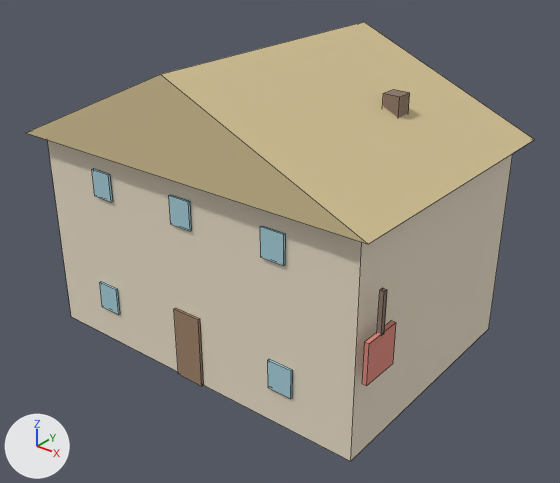
Renders of the OBJ model Assets/models/buildings/inn.obj from each side of a commit.
Before and after are seen from a 50 mm camera at (12.89, -15.97, 12.71) aimed at (0.64, -0.66, 3.22). Arrows for +X, +Y and +Z are at lower left; the lights stay in place. The older version comes first. Mesh edges are drawn as thin lines. Where no turn or scale is listed for an object, it has been applied to the vertices.
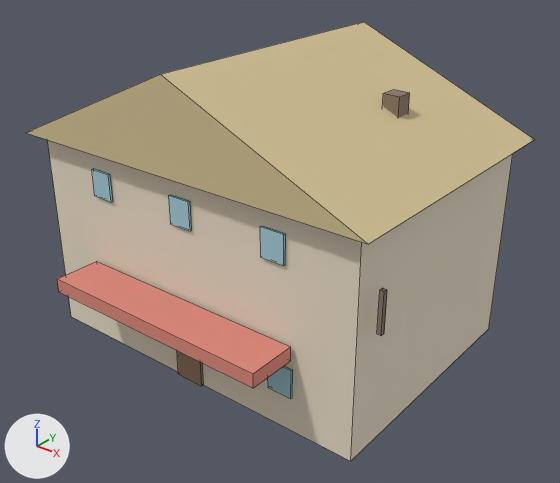
Boxes [x1, y1, x2, y2] around the edits, measured in the pictures (560 x 483 px; the box of a moved part takes in the faces that stretch with it):
part 1 of me_cube, moved or reshaped
    before: [362, 321, 396, 386]
    after: [57, 261, 291, 388]

The change, as a list of edits to the scene's bpy script:
```text
Change me_cube:
    used by ob_cube; location = (0.0, 0.0, 0.0)
    remove me_cube.from_pydata(...)  # 86 vertices, 65 faces; spans x -5.65..5.66, y -4.15..4.15, z 0.0..8.5
    add me_cube.from_pydata(...)  # 86 vertices, 65 faces; spans x -5.65..5.66, y -5.21..4.15, z 0.0..8.5
    me_cube part 1: the loose piece of 8 vertices spanning x 5.54..5.66, y -3.9..-2.8, z 2.45..3.55 is scaled about its middle by (58.5, 1.25, 0.364), then moved by (-5.6, -1.18, -0.65)
```
